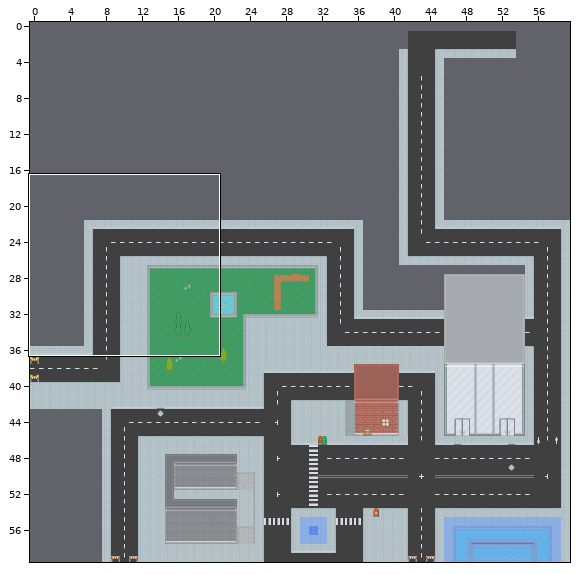
Tiled map: android/assets/test.tmx. The picture above shows the old version from afar; the outline marks the close-up.
Close-up. Before the edit:
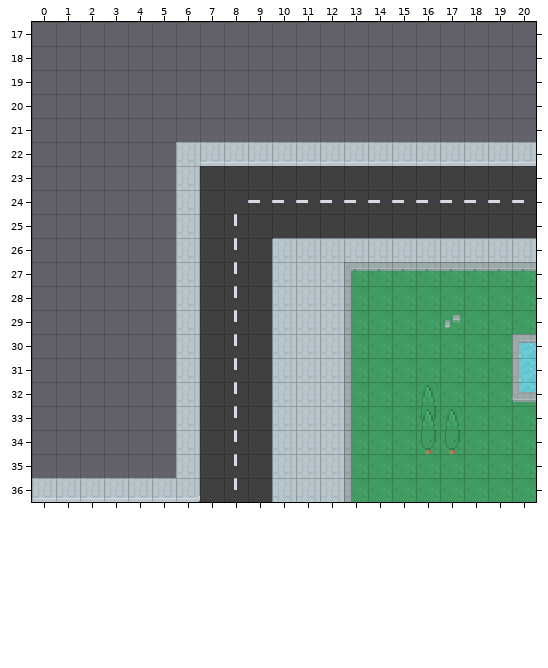
Cells are 16x16 px. Shown: x 0..20, y 17..36. The commit also changed other parts of the map, which this record leaves out.
The result:
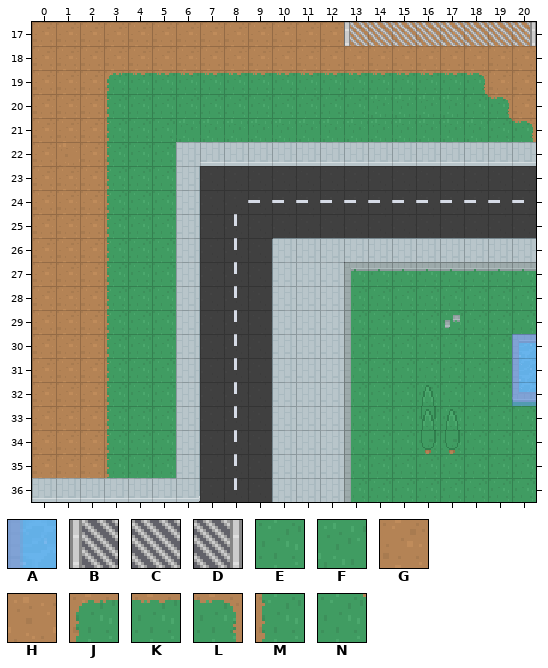
Key: from "tileset": A 75, B 699, C 700, D 703, E 912, F 913, G 916, H 917, J 950, K 951, L 952, M 988, N 991.
_ is an empty cell.
See-through tiles are keyed as they look on the map.
From old to new:
Layer "background":
y 17..18: x 0..20 _____________________ -> GGGGGGGGGGGGGGGGGGGGG
y 19: x 0..20 _____________________ -> GGGJKKKKKKKKKKKKKKLGG
y 20: x 0..20 _____________________ -> GGGMEEEEEEEEEEFFFFNLG
y 21: x 0..20 _____________________ -> GGGMEEFFFFFFFFFFFFFNL
y 22: x 0..5 ______ -> GHGMEE
y 23..35: x 0..5 ______ -> GGGMEE
Layer "foreground":
y 17: x 13..20 ________ -> BCCCCCCD
Layer "overlay":
y 30..32: x 20 _ -> A
Boxes around the changes in both close-ups, in picture pixels (x1, y1, x2, y2):
added: (32, 22, 536, 478)
